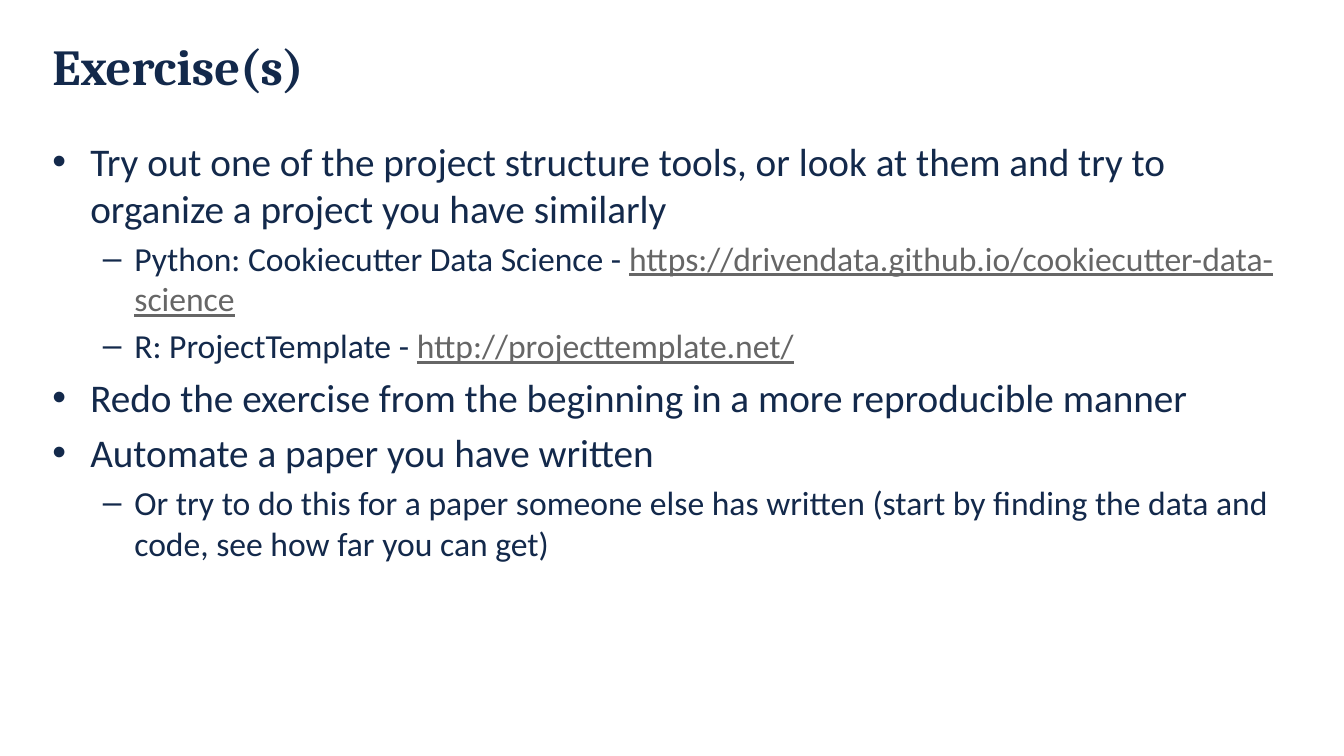
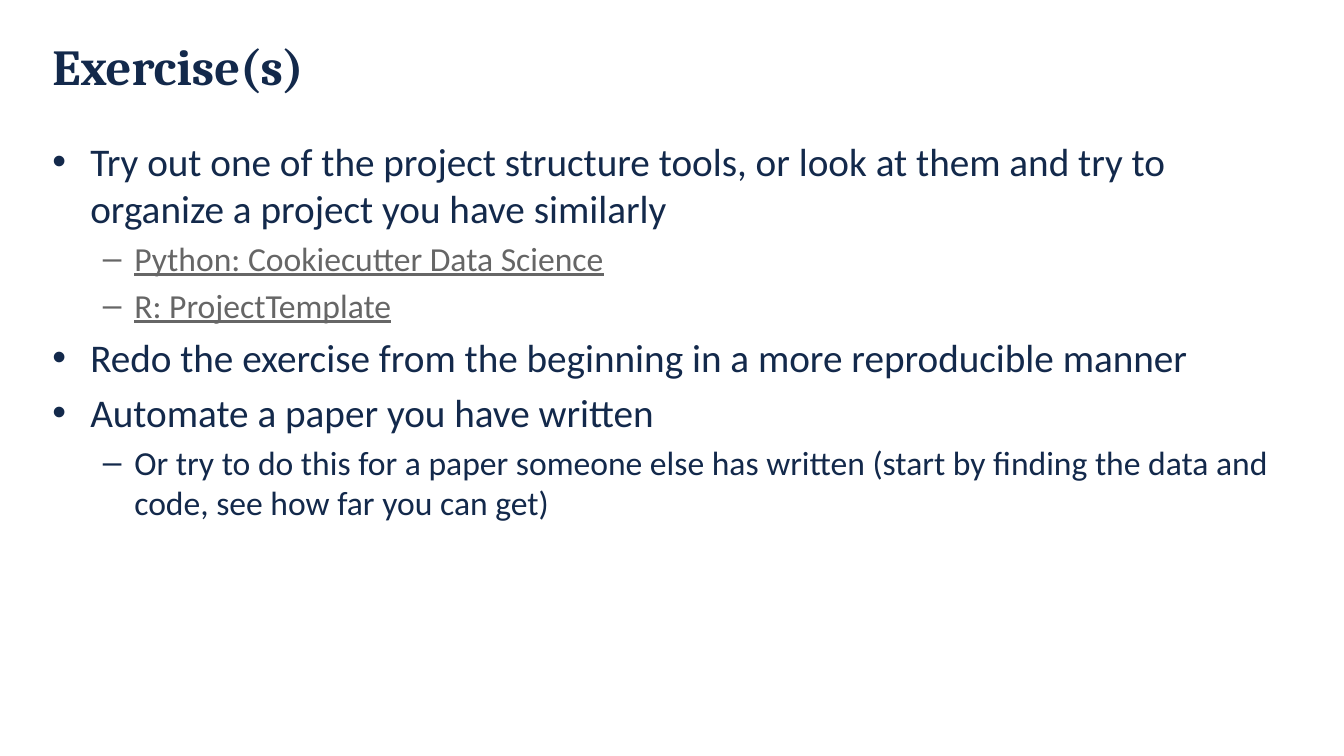
Before and after one commit to danielskatz/repro-fdtd1d, a slide deck: slide 27 of Computational_Reproducibility.pptx. Drawn at 1344x756 pixels with LibreOffice and Linux fonts; fonts in the diff are those of the drawing; background and template pictures are left out. Boxes give left, top, right and bottom in pixels: in the first picture for what was removed or moved away, otherwise in the second. Text is boxed around its words. In the diff, an @@ line names an element or a change of style, - is before the commit and + after.

```diff
--- a/Computational_Reproducibility.pptx
+++ b/Computational_Reproducibility.pptx
@@ text at box(134, 247, 604, 324): text changed @@
-  – Python: Cookiecutter Data Science - https://drivendata.github.io/cookiecutter-data-science
-  – R: ProjectTemplate - http://projecttemplate.net/
+  – Python: Cookiecutter Data Science
+  – R: ProjectTemplate
```
Also in this commit, not shown: 22 other slides changed.
